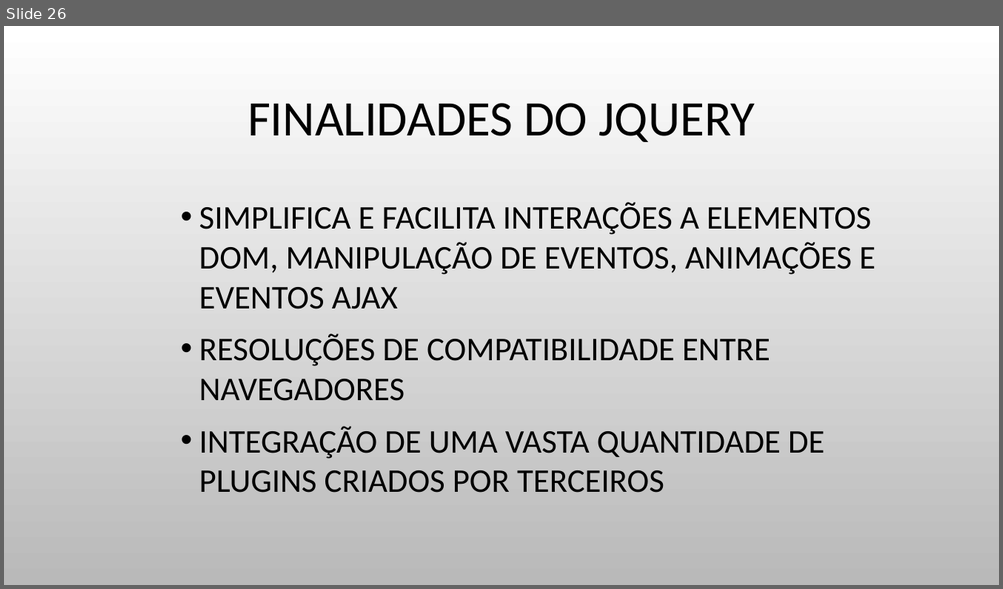
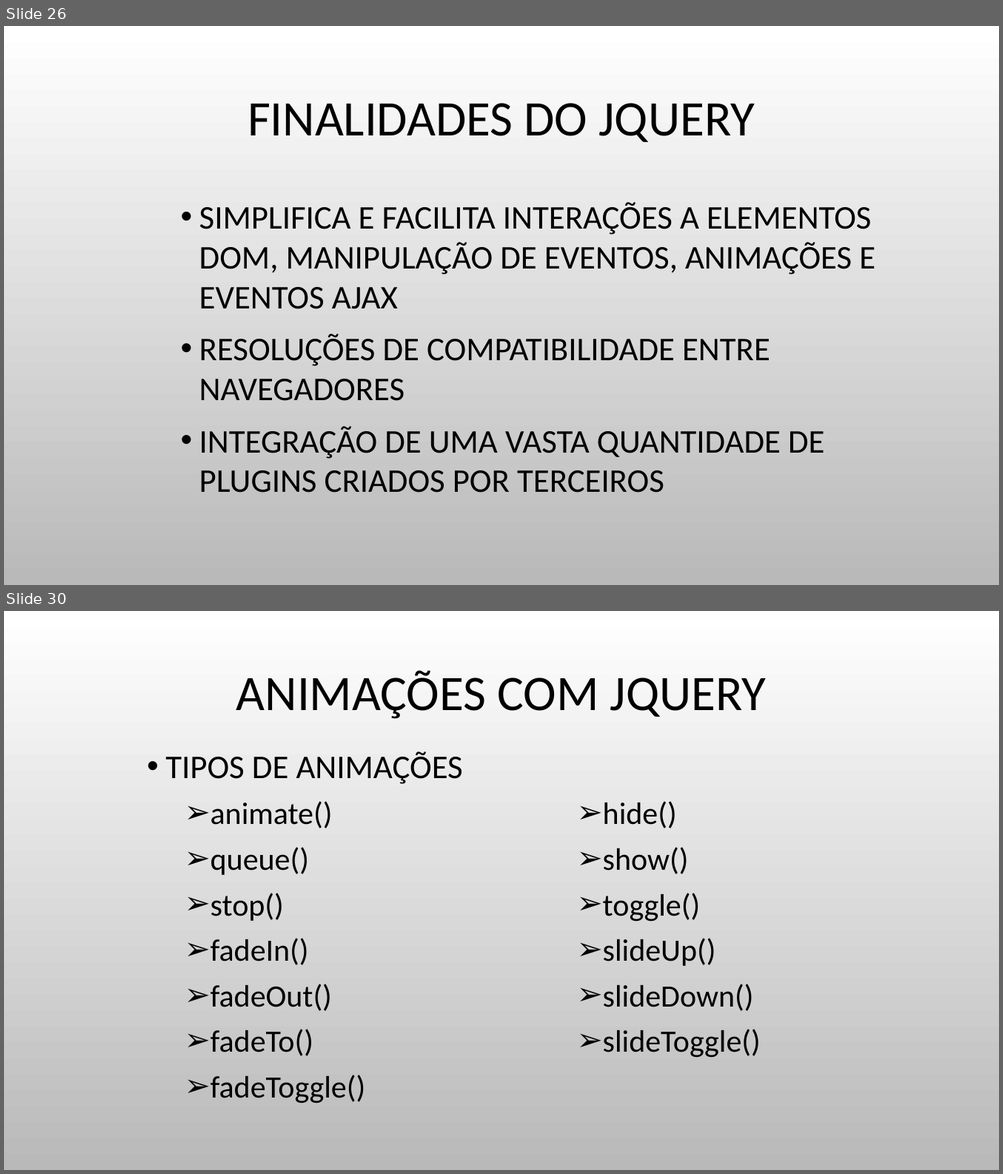
Before and after one commit to JulioCR-Oliveira/Trabalho-Topicos-Especiais, a slide deck: Arquivos/INTRODUÇÃO A FRONT-END.pptx. Shown one above the other, each under a label of ours: slide 26 before the commit, slides 26 and 30 after it; the slides between them are not shown. The pictures are 1003x589 and 1003x1174 pixels, drawn with LibreOffice and Linux fonts; fonts in the diff are those of the drawing; background and template pictures are left out. Boxes give left, top, right and bottom in pixels: in the first picture for what was removed or moved away, otherwise in the second. Text is boxed around its words. In the diff, an @@ line names an element or a change of style, - is before the commit and + after.

```diff
--- a/Arquivos/INTRODUÇÃO A FRONT-END.pptx
+++ b/Arquivos/INTRODUÇÃO A FRONT-END.pptx
@@ slide 30 added at (4,611,999,1170), background picture (left out) @@
@@ title added at (236,670,766,719), 48 pt, text #000000 @@
+ANIMAÇÕES COM JQUERY
@@ text added at (165,752,463,1103), 30 pt, text #000000 @@
+• TIPOS DE ANIMAÇÕES
+  ➢ animate()
+  ➢ queue()
+  ➢ stop()
+  ➢ fadeIn()
+  ➢ fadeOut()
+  ➢ fadeTo()
+  ➢ fadeToggle()
@@ text added at (603,801,760,1058), 30 pt, text #000000 @@
+  ➢ hide()
+  ➢ show()
+  ➢ toggle()
+  ➢ slideUp()
+  ➢ slideDown()
+  ➢ slideToggle()
```
Also in this commit, not shown: 11 other slides added, 5 other files.
